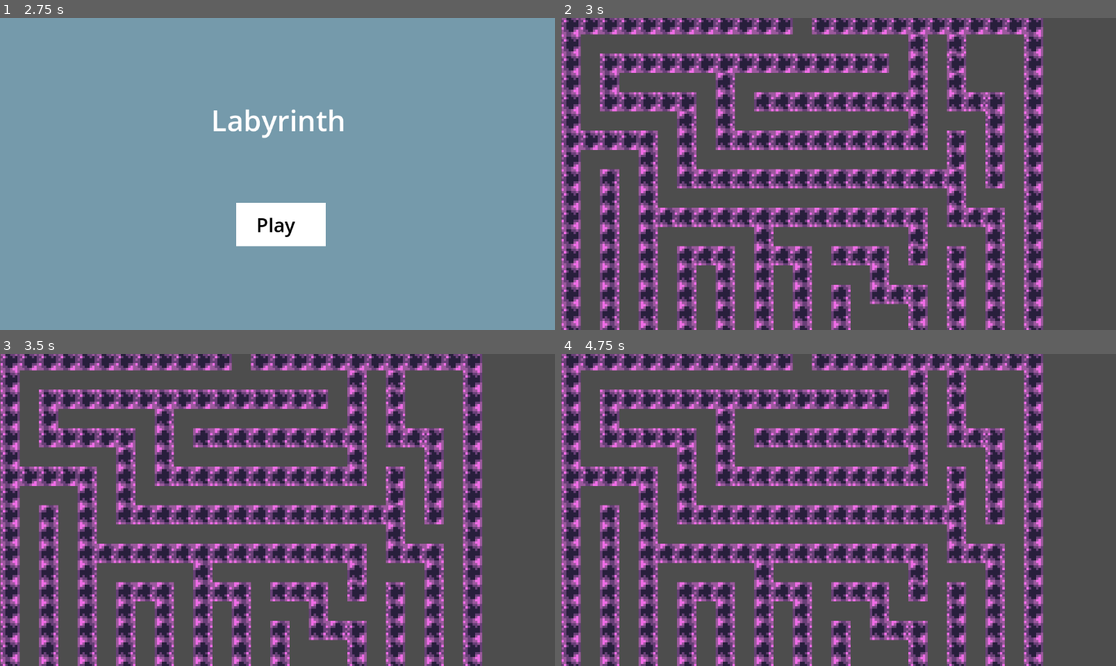
Above: before the commit, frames 1-4 (two rows, left to right).
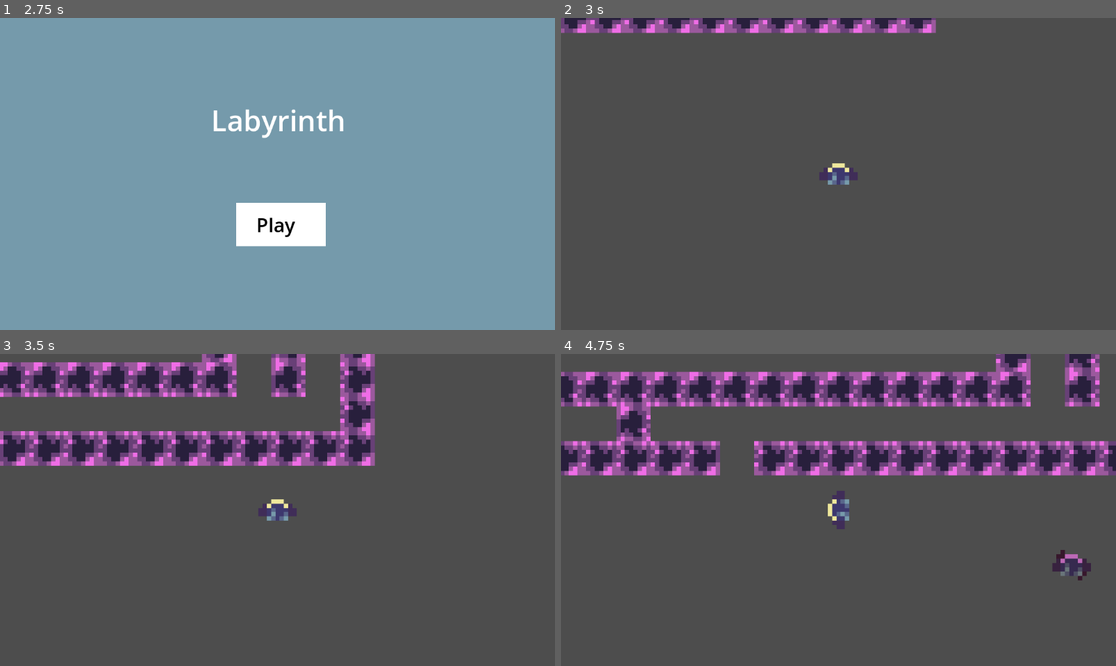
Above: after the commit, the same moments.

Repository: Captainexpo-1/Labyrinth-Counterspell-Game
Game: Godot game, scene res://Scenes/main.tscn
Same seed, same stepped clock (60 frames per second), same inputs: the game is played once before the commit and once after it. Sound files missing from this copy of the repository are replaced by a short silence.
Inputs (mouse positions are in pixels of both pictures, inside the frame that each line leads up to):
- Up to frame 1 (2.75 s): tap Enter at 0.5, 2 s; move the mouse to (399, 158) at 0.52 s; hold Right (ui_right) 0.53-1.28 s; click (399, 158) at 0.67 s; tap Space at 1.25 s; move the mouse to (166, 189) at 1.27 s; hold Down (ui_down) 1.28-2.03 s; move the mouse to (333, 105) at 2.02 s; hold Right (ui_right) from 2.03 s (still down)
- Up to frame 2 (3 s): tap Space at 2.75 s; move the mouse to (810, 236) at 2.77 s; release Right (ui_right) at 2.78 s; hold Up (ui_up) from 2.78 s (still down); click (810, 236) at 2.92 s
- Up to frame 3 (3.5 s): keep holding Up (ui_up)
- Up to frame 4 (4.75 s): move the mouse to (1005, 556) at 3.52 s; release Up (ui_up) at 3.53 s; hold Left (ui_left) from 3.53 s (still down); move the mouse to (672, 463) at 4.27 s

Frame 1 is identical in both runs. In frame 2, 45% of the frame differs, in the area x 0-87%, y 0-100%; in frame 3, 51%; in frame 4, 56%, in the area x 0-100%, y 0-100%.

Commit message:
reloads schene on death

Diff:
--- a/Scenes/main.tscn
+++ b/Scenes/main.tscn
@@ -120,6 +120,9 @@
 scale = Vector2(4.73, 4.73)
 shape = SubResource("RectangleShape2D_wq4dr")
 
+[node name="Camera2D" type="Camera2D" parent="Player"]
+zoom = Vector2(8.96, 8.96)
+
 [node name="BadPlayer" type="StaticBody2D" parent="."]
 position = Vector2(91, 208)
 script = ExtResource("3_o85bq")
@@ -158,10 +161,6 @@
 use_parent_material = true
 tile_map_data = PackedByteArray("AAAAAAwAAAAAAAAAAAAEAAAAAAAAAAAAAAADAAAAAAAAAAAAAAACAAAAAAAAAAAAAAAGAAAAAAAAAAAAAAAHAA …(5200 unchanged characters)…
 tile_set = SubResource("TileSet_u1sbv")
-
-[node name="Camera2D" type="Camera2D" parent="."]
-position = Vector2(115, 66)
-zoom = Vector2(5, 5)
 
 [node name="Menu" type="CanvasLayer" parent="."]
 visible = false
--- a/Scenes/menu.gd
+++ b/Scenes/menu.gd
@@ -14,6 +14,7 @@
 	if get_current_state() == states.PAUSED:
 		self.show()
 	else:
+		$"../BadPlayer".set_meta("Following", true)
 		self.hide()
 
 func get_current_state():
--- a/Scripts/BadPlayerController.gd
+++ b/Scripts/BadPlayerController.gd
@@ -38,4 +38,5 @@
 	print("COLLISION")
 	if area.get_parent() == player_node:
 		player_node.kill(self)
+		get_tree().reload_current_scene()
 		$"../Menu".set_next_state()
